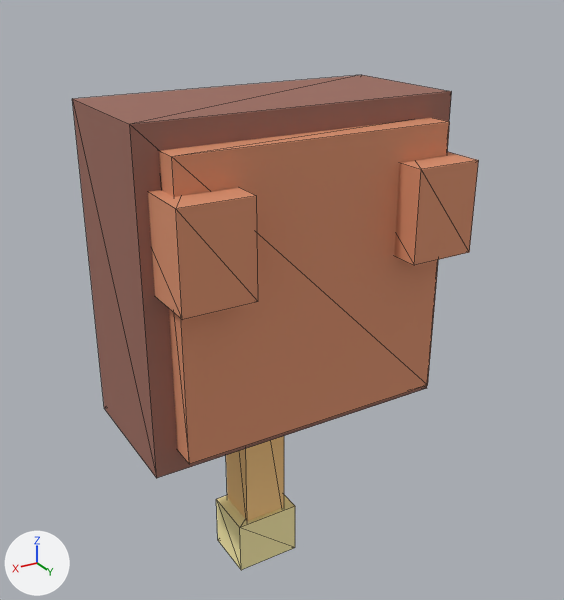
Two versions of the glTF model MinecraftDungeonGodot/assets/minecraft_character_generator/turrets/flame.glb, one commit apart.
Both versions are drawn from a camera (50 mm lens) standing at (1.53, 2.98, 0.67) and looking at (-0.03, 0.38, -0.63). Arrows for +X, +Y and +Z are at lower left; the lights stay in place. The picture after the commit comes second. Both versions are drawn at frame 3 of the action 'Fire'; the numbers are the values there. Mesh edges are drawn as thin lines. Vertices at exactly the same position are counted once.

The first picture shows 'barrel', 'base', 'base_trim', 'muzzle', 'tank_l', 'tank_r'.
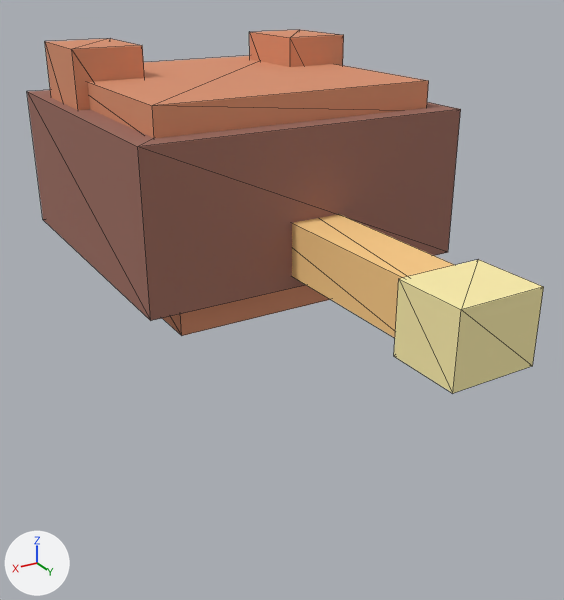
ob_recoiljoint is not drawn itself; it is the parent of ob_barrel, ob_muzzle.

Changed parts and their boxes [x1, y1, x2, y2] in the pictures (564 x 600 px):
'base', moved, rescaled (14% wider, 43% shorter)
    before: [72, 75, 452, 478]
    after: [27, 90, 461, 321]
'base_trim', moved, rescaled
    before: [159, 118, 450, 464]
    after: [88, 56, 429, 138]
'muzzle', moved
    before: [216, 495, 295, 570]
    after: [394, 260, 544, 393]
'tank_r', moved, rescaled
    before: [148, 187, 258, 320]
    after: [45, 39, 145, 110]
'barrel', moved, rescaled
    before: [226, 436, 284, 521]
    after: [292, 214, 454, 338]
'tank_l', moved, rescaled
    before: [394, 152, 479, 265]
    after: [249, 30, 344, 67]
'head', unchanged, uncovered by the edit
    after: [162, 285, 330, 336]

What the commit changed:
me_cube is used by ob_base; parent ob_turretroot; location (0.0, 0.42, 0.0).
me_cube had 8 vertices, 12 faces and spanned x -0.9..0.9, y -0.4..0.4, z -0.9..0.9.
me_cube now has 8 vertices, 12 faces and spans x -0.9..0.9, y -0.9..0.9, z -0.4..0.4.
me_cube part 1: the whole mesh is scaled about its middle by (1, 2.25, 0.444).
me_cube_001 is used by ob_base_trim; parent ob_turretroot; location (0.0, 0.88, 0.0).
me_cube_001 had 8 vertices, 12 faces and spanned x -0.77..0.77, y -0.08..0.08, z -0.77..0.77.
me_cube_001 now has 8 vertices, 12 faces and spans x -0.77..0.77, y -0.77..0.77, z -0.08..0.08.
me_cube_001 part 2: the whole mesh is scaled about its middle by (1, 9.69, 0.103).
me_cube_007 is used by ob_tank_l; parent ob_turretroot; location (-0.65, 0.8, 0.35).
me_cube_007 had 8 vertices, 12 faces and spanned x -0.19..0.19, y -0.325..0.325, z -0.25..0.25.
me_cube_007 now has 8 vertices, 12 faces and spans x -0.19..0.19, y -0.25..0.25, z -0.325..0.325.
me_cube_007 part 3: the whole mesh is scaled about its middle by (1, 0.769, 1.3).
me_cube_008 is used by ob_tank_r; parent ob_turretroot; location (0.65, 0.8, 0.35).
me_cube_008 had 8 vertices, 12 faces and spanned x -0.19..0.19, y -0.325..0.325, z -0.25..0.25.
me_cube_008 now has 8 vertices, 12 faces and spans x -0.19..0.19, y -0.25..0.25, z -0.325..0.325.
me_cube_008 part 4: the whole mesh is scaled about its middle by (1, 0.769, 1.3).
me_cube_004 is used by ob_barrel; parent ob_recoiljoint; location (0.0, 0.0, -0.98).
me_cube_004 had 8 vertices, 12 faces and spanned x -0.14..0.14, y -0.14..0.14, z -0.95..0.95.
me_cube_004 now has 8 vertices, 12 faces and spans x -0.14..0.14, y -0.95..0.95, z -0.14..0.14.
me_cube_004 part 5: the whole mesh is scaled about its middle by (1, 6.79, 0.147).
Object 'base' (ob_base) moves from (0.0, 0.42, 0.0) to (0.0, 0.0, 0.42).
Object 'base_trim' (ob_base_trim) moves from (0.0, 0.88, 0.0) to (0.0, 0.0, 0.88).
Object 'tank_l' (ob_tank_l) moves from (-0.65, 0.8, 0.35) to (-0.65, -0.35, 0.8).
Object 'tank_r' (ob_tank_r) moves from (0.65, 0.8, 0.35) to (0.65, -0.35, 0.8).
Object 'RecoilJoint' (ob_recoiljoint) moves from (0.0, 0.224, 0.0) to (0.0, 0.0, 0.224).
Object 'barrel' (ob_barrel) moves from (0.0, 0.0, -0.98) to (0.0, 0.98, 0.0).
Object 'muzzle' (ob_muzzle) moves from (0.0, 0.0, -1.98) to (0.0, 1.98, 0.0).
